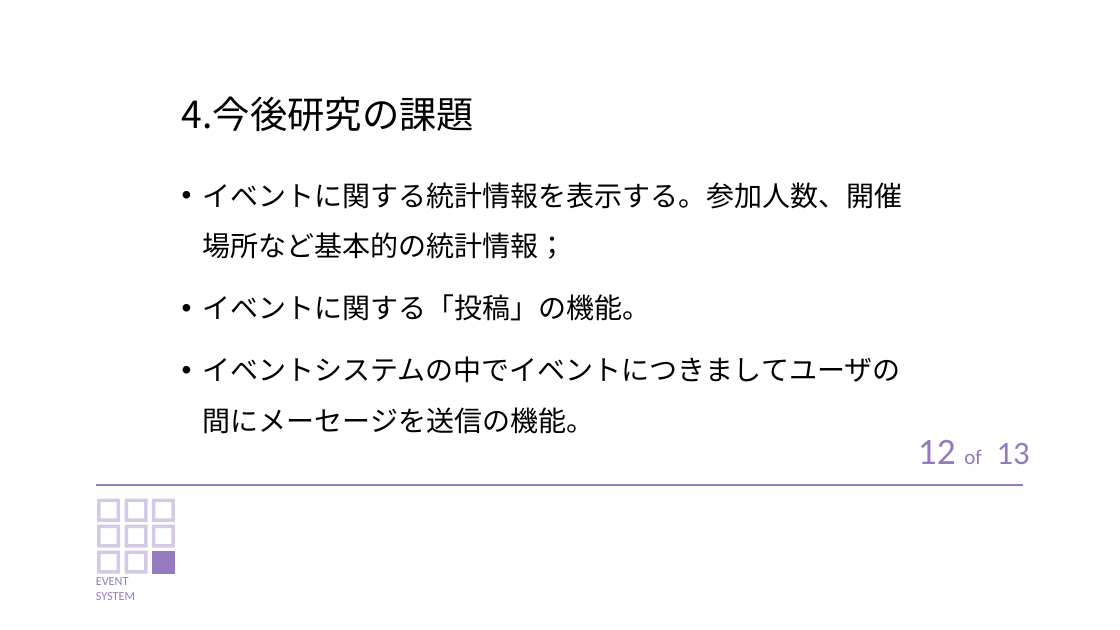
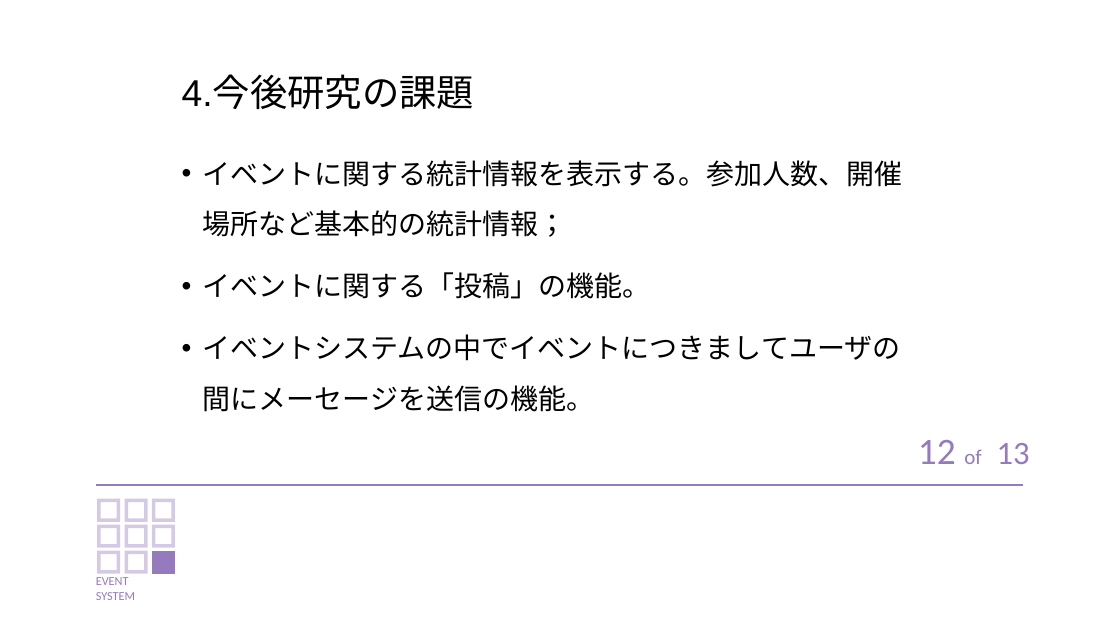
Before and after one commit to amemiyakr/EventSystemOfGD, a slide deck: slide 13 of イベントシステム文書/5.Event System(発表用).pptx. Drawn at 1120x630 pixels with LibreOffice and Linux fonts; fonts in the diff are those of the drawing. Boxes give left, top, right and bottom in pixels: in the first picture for what was removed or moved away, otherwise in the second. Text is boxed around its words. In the diff, an @@ line names an element or a change of style, - is before the commit and + after.

Commit message:
upload fontBomb and edit PPT

```diff
--- a/イベントシステム文書/5.Event System(発表用).pptx
+++ b/イベントシステム文書/5.Event System(発表用).pptx
@@ title "4.今後研究の課題": place and size @@
-title "4.今後研究の課題" at [182,96,475,131]
+title "4.今後研究の課題" at [182,77,475,109]
@@ title "4.今後研究の課題" at [182,77,475,109]: font Noto Sans CJK JP to Arial @@
@@ text "イベントに関する統計情報を表示する。参加人数、開催場所など基本的の統計情報；": place and size @@
-text "イベントに関する統計情報を表示する。参加人数、開催場所など基本的の統計情報；" at [203,182,903,434]
+text "イベントに関する統計情報を表示する。参加人数、開催場所など基本的の統計情報；" at [203,160,903,412]
@@ text "イベントに関する統計情報を表示する。参加人数、開催場所など基本的の統計情報；" at [203,160,903,412]: font Noto Sans CJK JP to Arial @@
```
Also in this commit, not shown: 13 other slides changed, 3 other files.
